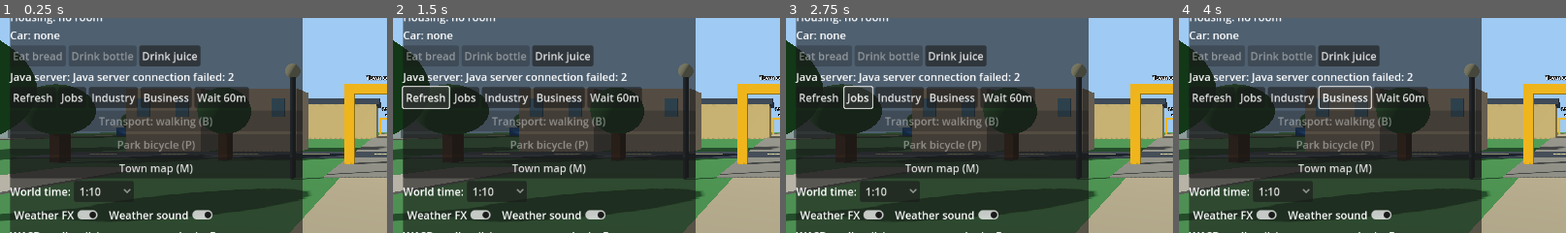
Above: before the commit, frames 1-4 (left to right).
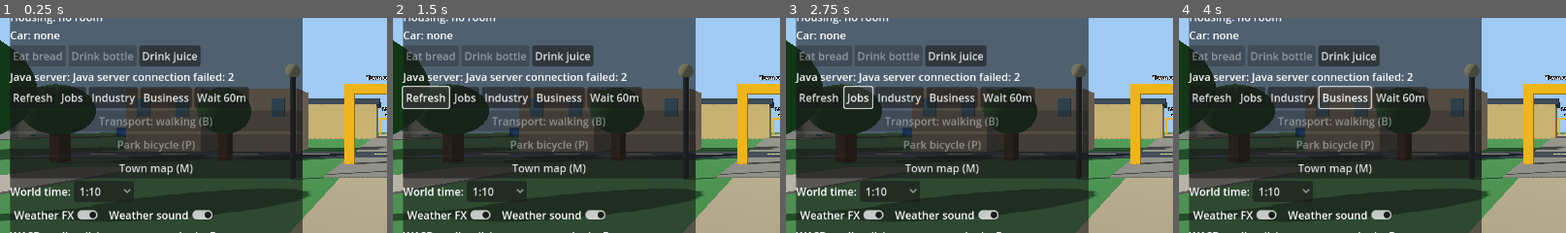
Above: after the commit, the same moments.

Repository: holovin777/living-alibi
Game: Godot game, scene res://scenes/park.tscn
The game is run twice, just before and just after one commit, with the same random seed, the same clock (stepped at 60 frames per second) and the same inputs.
Inputs:
- Up to frame 1 (0.25 s): no input
- Up to frame 2 (1.5 s): click "Drink juice" at 0.5 s; click "Refresh" at 1.25 s
- Up to frame 3 (2.75 s): click "Jobs" at 2 s
- Up to frame 4 (4 s): click "Industry" at 2.75 s; click "Business" at 3.5 s
The pictures show only the part of the screen within x 0-50%, y 24-74%; the shares and areas given below are measured in that part.

The runs differ from the first frame. In frame 1, 0.4% of the frame differs, in the area x 0-33%, y 44-56%; in frame 2, 0.4%; in frame 3, 0.4%; in frame 4, 0.4%.

Commit message:
Add civic clinic, pharmacy and qualified doctor career for linked adults

Diff:
--- a/godot/scripts/ParkDemo.gd
+++ b/godot/scripts/ParkDemo.gd
@@ -50,6 +50,9 @@
 const CAFE_COUNTER := Vector3(-7.0,0,5.9)
 const CAFE_TABLE := Vector3(-7.0,0,9.0)
 var _cafe_menu := false
+var _medical_menu := false
+const CLINIC_COUNTER := Vector3(-6.3,0,7)
+const PHARMACY_COUNTER := Vector3(6.3,0,-7)
 
 # Local presentation only: true movement between districts is Java-authorized.
 var _view_yaw := 0.0
@@ -193,7 +196,9 @@
     _weather_fx.follow(_avatar.position)
     _weather_fx.set_sheltered(_apartment_active or _inside_guest_room(),_environment)
     if _rebirth_active():
-        if not _cafe_station().is_empty():
+        if not _medical_station().is_empty():
+            _hint.text="E: "+("Farmacia" if _medical_station()=="first-aid" else "Ambulatorio")+" · F: life choices"
+        elif not _cafe_station().is_empty():
             _hint.text="E: Bar Centrale · "+_cafe_station()+" · F: life choices"
         elif _near_grocery_counter():
             _hint.text="E: "+str(_last_snapshot["rebirth"]["grocery"].get("name","Shop"))+" · F: life choices"
@@ -264,6 +269,12 @@
                 elif not action.is_empty():
                     _garden_action("rebirth-home-"+action)
                 get_viewport().set_input_as_handled()
+            elif event.keycode == KEY_E and not _medical_station().is_empty() and not _action_panel.visible:
+                _medical_menu=true
+                _render_actions()
+                _action_panel.visible=true
+                Input.set_mouse_mode(Input.MOUSE_MODE_VISIBLE)
+                get_viewport().set_input_as_handled()
             elif event.keycode == KEY_E and not _cafe_station().is_empty() and not _action_panel.visible:
                 _cafe_menu=true
                 _render_actions()
@@ -282,6 +293,7 @@
             elif event.keycode == KEY_F:
                 _grocery_menu=false
                 _cafe_menu=false
+                _medical_menu=false
                 _render_actions()
                 _action_panel.visible = not _action_panel.visible
                 Input.set_mouse_mode(Input.MOUSE_MODE_VISIBLE if _action_panel.visible else Input.MOUSE_MODE_CAPTURED)
@@ -837,6 +849,9 @@
             _build_centro()
         "PARK":
             _build_park()
+        "CLINIC":
+            _build_medical_building(false)
+            _build_medical_building(true)
         "CAFE":
             _build_cafe()
         "BAKERY":
@@ -1911,6 +1926,53 @@
         var fruit := tree.get_node("Fruit") as Node3D
         fruit.visible = bool(data.get("ready",false))
 
+func _build_medical_building(pharmacy: bool) -> void:
+    var building := Node3D.new()
+    building.name="FarmaciaDelBorgo" if pharmacy else "AmbulatorioCivico"
+    _scenery.add_child(building)
+    var side := 1.0 if pharmacy else -1.0
+    var z := -7.0 if pharmacy else 7.0
+    var wall := Color("#d5d6c1") if pharmacy else Color("#e1d5bf")
+    var trim := Color("#557c68") if pharmacy else Color("#618699")
+    for part in [[Vector3(side*12,0,z),Vector2(0.24,7)],
+            [Vector3(side*8,0,z-3.5),Vector2(8,0.24)],
+            [Vector3(side*8,0,z+3.5),Vector2(8,0.24)],
+            [Vector3(side*4,0,z-2.3),Vector2(0.24,2.4)],
+            [Vector3(side*4,0,z+2.3),Vector2(0.24,2.4)]]:
+        _room_wall(building,part[0],part[1],wall)
+    _box(building,Vector3(8,0.08,7),Color("#c4c7bd"),Vector3(side*8,0.025,z))
+    _box(building,Vector3(8,3.1,7),wall,Vector3(side*8,4.55,z))
+    _box(building,Vector3(8.3,0.3,7.3),Color("#93664c"),Vector3(side*8,6.25,z))
+    _box(building,Vector3(0.24,0.48,2.2),trim,Vector3(side*4,2.76,z))
+    _sign(building,"Farmacia del Borgo" if pharmacy else "Ambulatorio civico",Vector3(side*3.4,3.4,z))
+    _box(building,Vector3(2.1,0.07,3.8),Color("#c4b9a5"),Vector3(side*2.95,0.045,z))
+    for offset in [-2.2,2.2]:
+        _box(building,Vector3(0.13,1.35,1.35),Color("#71929a"),Vector3(side*3.85,1.55,z+offset))
+    _box(building,Vector3(0.12,0.68,0.22),trim,Vector3(side*3.77,3.6,z+2.2))
+    _box(building,Vector3(0.12,0.22,0.68),trim,Vector3(side*3.77,3.6,z+2.2))
+    var counter := Node3D.new()
+    counter.name="ServiceCounter"
+    building.add_child(counter)
+    _room_furniture(counter,Vector3(side*8.1,0,z),Vector3(1.05,0.94,2.6),trim)
+    _box(counter,Vector3(1.15,0.10,2.7),Color("#ece9dd"),Vector3(side*8.1,0.99,z))
+    _sign(counter,"Assistenza · E" if pharmacy else "Visita · E",Vector3(side*7.25,2.0,z))
+    if pharmacy:
+        _room_furniture(building,Vector3(side*11.3,0,z),Vector3(0.65,2.0,4.8),Color("#deded0"))
+        for y in [0.7,1.25,1.8]:
+            for offset in [-1.6,-0.8,0.0,0.8,1.6]:
+                _box(building,Vector3(0.34,0.22,0.42),Color("#809e9e") if int(y*10)%2==0 else Color("#e1c78a"),Vector3(side*11.0,y,z+offset))
+    else:
+        _room_furniture(building,Vector3(side*11.0,0,z-1.7),Vector3(1.0,0.72,2.1),Color("#a7b9b8"))
+        _box(building,Vector3(0.92,0.15,2.0),Color("#f1eee4"),Vector3(side*11.0,0.79,z-1.7))
+        _room_furniture(building,Vector3(side*10.4,0,z+2.0),Vector3(1.5,0.78,0.8),Color("#927e69"))
+        for offset in [-2.1,2.1]:
+            _room_furniture(building,Vector3(side*5.7,0,z+offset),Vector3(0.5,0.45,0.55),trim)
+    var light := OmniLight3D.new()
+    light.position=Vector3(side*7.5,2.6,z)
+    light.light_energy=1.5
+    light.omni_range=7
+    building.add_child(light)
+
 func _build_cafe() -> void:
     var cafe := Node3D.new()
     cafe.name="BarCentrale"
@@ -2857,6 +2919,32 @@
     var r: Dictionary = _last_snapshot.get("rebirth",{})
     return str(r.get("phase","")) == "LINKED_ADULT" or (str(r.get("phase","")) == "CHILDHOOD" and int(r.get("age",0)) >= 3 and int(r.get("age",0)) < 18)
 
+func _medical_station() -> String:
+    var medical = _last_snapshot.get("rebirth",{}).get("medical")
+    if _apartment_active or _current_place!="CLINIC" or not medical is Dictionary or not medical.get("atClinic",false):
+        return ""
+    if _avatar.position.distance_to(CLINIC_COUNTER)<1.4:return "consult"
+    if _avatar.position.distance_to(PHARMACY_COUNTER)<1.4:return "first-aid"
+    return ""
+
+func _close_medical() -> void:
+    _medical_menu=false
+    _action_panel.visible=false
+    _render_actions()
+    Input.set_mouse_mode(Input.MOUSE_MODE_CAPTURED)
+
+func _render_medical() -> void:
+    var medical: Dictionary = _last_snapshot["rebirth"]["medical"]
+    var clinic := _medical_station()=="consult"
+    _action_title.text="Ambulatorio civico" if clinic else "Farmacia del Borgo"
+    var info := Label.new()
+    info.text="08:00–19:00 · Health %s/100 · %s" % [medical.get("health",100),"Ill" if medical.get("ill",false) else "Not ill"]
+    _action_choices.add_child(info)
+    var service := _button("Consultation · 15 EUR · 30 min" if clinic else "Basic pharmacy care · 5 EUR · 10 min",_garden_action.bind("rebirth-medical-"+_medical_station()))
+    service.disabled=not bool(medical.get("canConsult" if clinic else "canFirstAid",false))
+    _action_choices.add_child(service)
+    _action_choices.add_child(_button("Leave",_close_medical))
+
 func _cafe_station() -> String:
     if _apartment_active or _current_place!="CAFE" or str(_last_snapshot.get("rebirth",{}).get("phase",""))!="LINKED_ADULT" or not _last_snapshot.get("rebirth",{}).get("cafe") is Dictionary:
         return ""
@@ -2901,6 +2989,10 @@
 
 func _render_actions() -> void:
     _replace_choices(_action_choices, true)
+    if _medical_menu and not _medical_station().is_empty():
+        _render_medical()
+        return
+    _medical_menu=false
     if _cafe_menu and not _cafe_station().is_empty():
         _render_cafe()
         return
@@ -3018,6 +3110,13 @@
                 for destination in options.get("destinations",[]):
                     if str(destination) != _current_place:
                         _action_choices.add_child(_button("Walk to "+str(destination).capitalize(),_garden_action.bind("rebirth-travel-"+str(destination))))
+            var medical = rebirth.get("medical")
+            if medical is Dictionary:
+                var health_label := Label.new()
+                health_label.text="Health %s/100 · %s" % [medical.get("health",100),"Ill until day "+str(medical.get("sickUntilDay",0)) if medical.get("ill",false) else "Not ill"]
+                _action_choices.add_child(health_label)
+                if medical.get("canVisit",false):
+                    _action_choices.add_child(_button("Visit medical district",_garden_action.bind("rebirth-medical-visit")))
             var home_options = rebirth.get("homeOptions")
             if home_options is Dictionary:
                 var home_label := Label.new()
@@ -3643,6 +3742,7 @@
         _api.room_wash()
 
 func _garden_action(action: String) -> void:
+    if action.begins_with("rebirth-medical-") and action!="rebirth-medical-visit" and action!="rebirth-medical-"+_medical_station():return
     if action.begins_with("rebirth-cafe-"):
         var station := _cafe_station()
         var table_action := action=="rebirth-cafe-rest" or action.begins_with("rebirth-cafe-chat-")
@@ -3829,6 +3929,7 @@
         _road_blocked = "" if road_arrival else _road_pending
         _road_pending = ""
     if new_place != _current_place:
+        _medical_menu=false
         _cafe_menu=false
         _grocery_menu=false
         if _apartment_active:
--- a/godot/tests/SceneNavigationSmoke.gd
+++ b/godot/tests/SceneNavigationSmoke.gd
@@ -989,6 +989,25 @@
     if not _check(world._cafe_station()=="table" and _has_button(world._action_choices,"Rest at table") and _has_button(world._action_choices,"Talk with Marco"),"cafe table rest and actual guests"):
         return
     world._close_cafe()
+    var medical := _world("CLINIC","Clinic")
+    medical["rebirth"]={"phase":"LINKED_ADULT","age":30,"childName":"Anna","medical":{"atClinic":true,"health":75,"ill":true,"canConsult":true,"canFirstAid":true}}
+    world._on_world_updated(medical)
+    if not _check(world._scenery.has_node("AmbulatorioCivico/ServiceCounter") and world._scenery.has_node("FarmaciaDelBorgo/ServiceCounter"),"clinic and pharmacy have distinct interiors"):
+        return
+    var clinic_walk: Vector3 = world._move_on_ground(Vector3(-2,0,7),Vector3(-4.3,0,0),world.WALKER_RADIUS)
+    var pharmacy_walk: Vector3 = world._move_on_ground(Vector3(2,0,-7),Vector3(4.3,0,0),world.WALKER_RADIUS)
+    if not _check(clinic_walk.x < -6 and pharmacy_walk.x > 6,"both medical entrances are walkable"):
+        return
+    world._avatar.position=clinic_walk
+    world._medical_menu=true
+    world._render_actions()
+    if not _check(world._medical_station()=="consult" and _has_button(world._action_choices,"Consultation · 15 EUR"),"clinic contextual menu"):
+        return
+    world._avatar.position=pharmacy_walk
+    world._render_actions()
+    if not _check(world._medical_station()=="first-aid" and _has_button(world._action_choices,"Basic pharmacy care · 5 EUR"),"pharmacy contextual menu"):
+        return
+    world._close_medical()
     print("SceneNavigationSmoke: ALL CHECKS PASSED")
     quit(0)
 
Not shown, changed: server/src/main/java/com/holovin/npclife/GameSession.java
Not shown, changed: server/src/test/java/com/holovin/npclife/GameSessionTest.java
Not shown, changed: src/main/java/com/holovin/npclife/EducationLife.java
Not shown, changed: src/main/java/com/holovin/npclife/EmploymentLife.java
Not shown, changed: src/main/java/com/holovin/npclife/PopulationLife.java
Not shown, changed: src/main/java/com/holovin/npclife/RebirthLife.java
